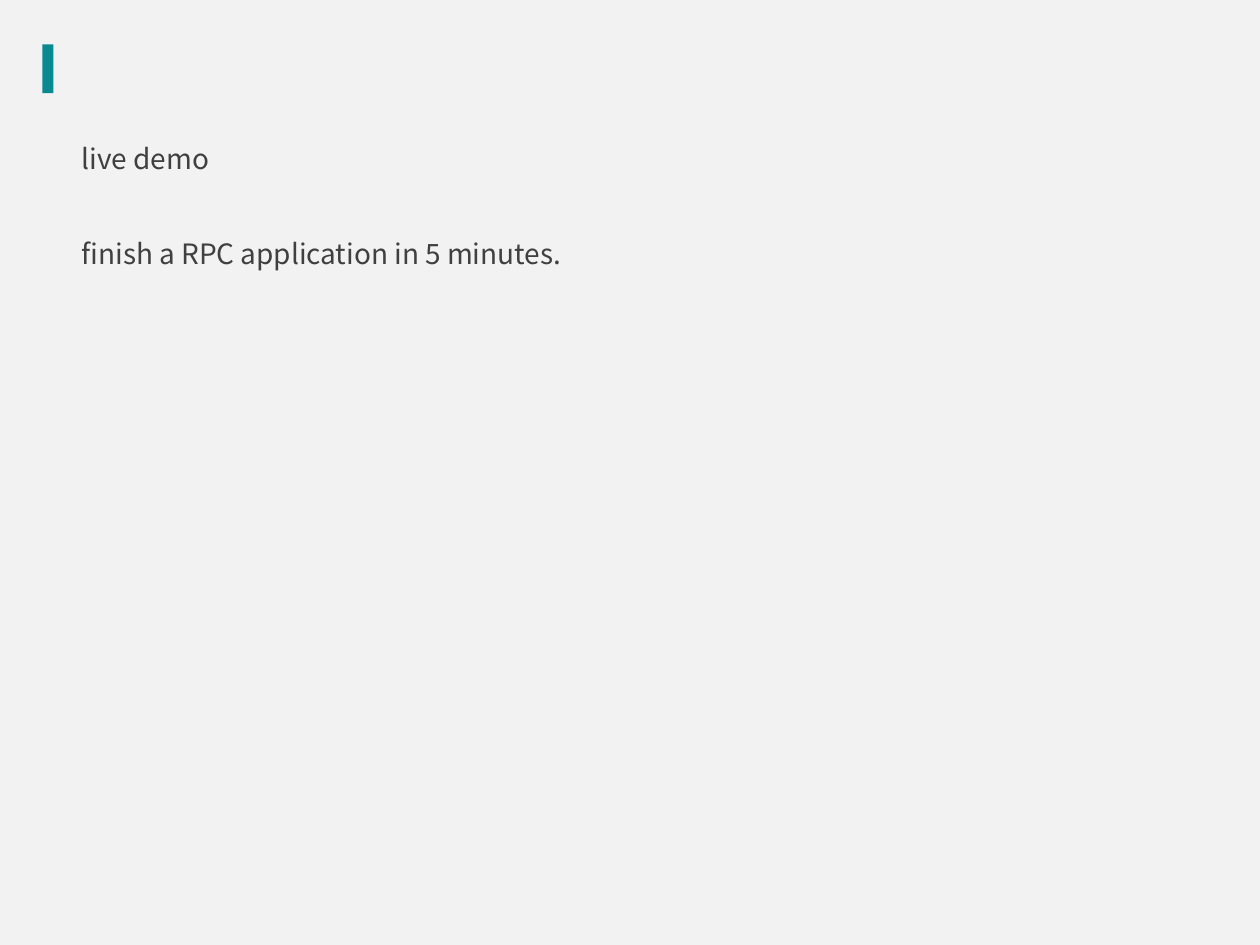
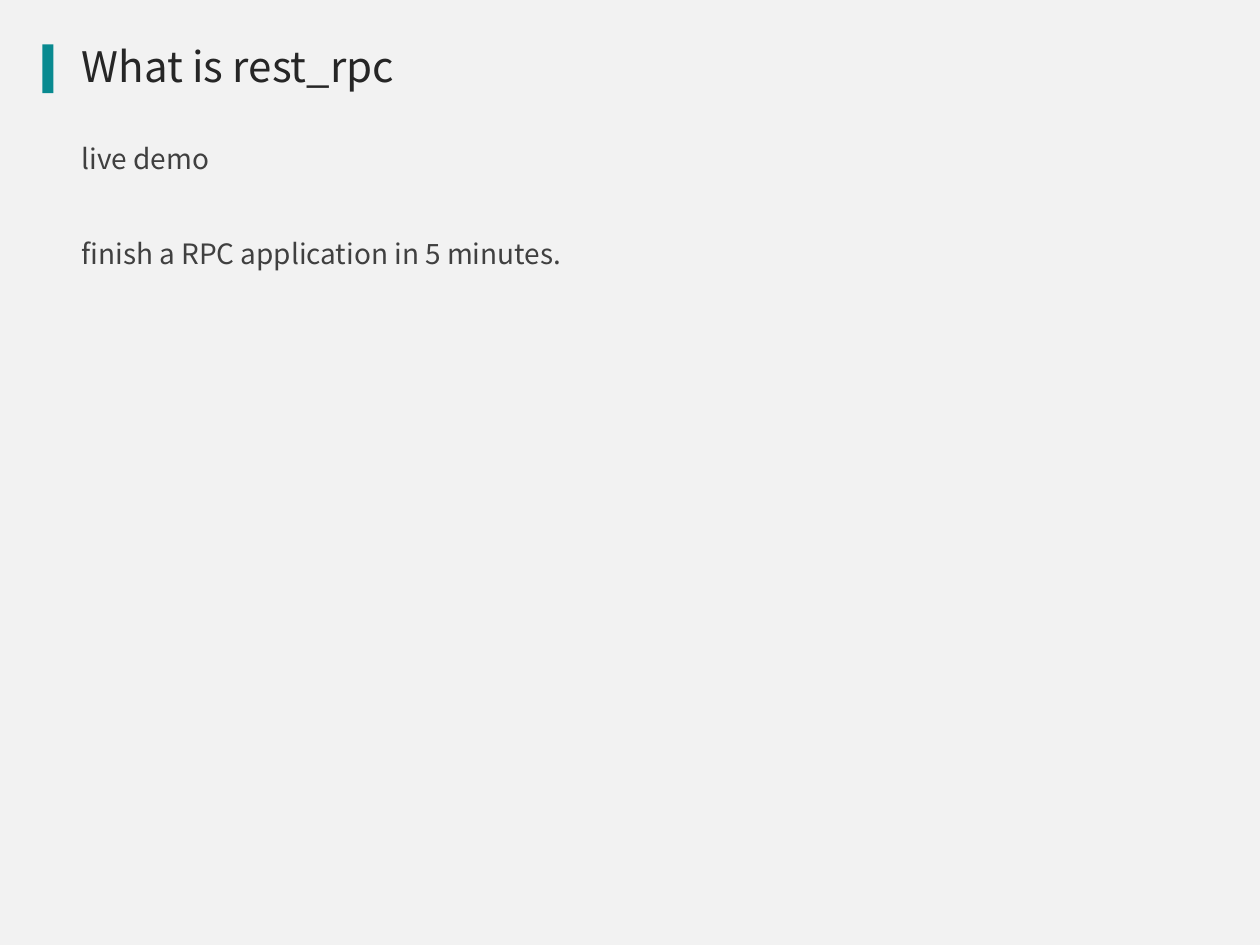
Before and after one commit to qicosmos/cppnow2017-ppt, a slide deck: slide 9 of An easy to use RPC framework implemented by c++11 and c++14.pptx (slide 7 before the commit). Drawn at 1260x945 pixels with LibreOffice and Linux fonts; fonts in the diff are those of the drawing; background and template pictures are left out. Boxes give left, top, right and bottom in pixels: in the first picture for what was removed or moved away, otherwise in the second. Text is boxed around its words. In the diff, an @@ line names an element or a change of style, - is before the commit and + after.

```diff
--- a/An easy to use RPC framework implemented by c++11 and c++14.pptx
+++ b/An easy to use RPC framework implemented by c++11 and c++14.pptx
@@ title added at <box>82,48,394,92</box>, 24 pt, text #262626 @@
+What is rest_rpc
```
Also in this commit, not shown: 5 other slides changed, 11 slides added, 3 slides removed.
